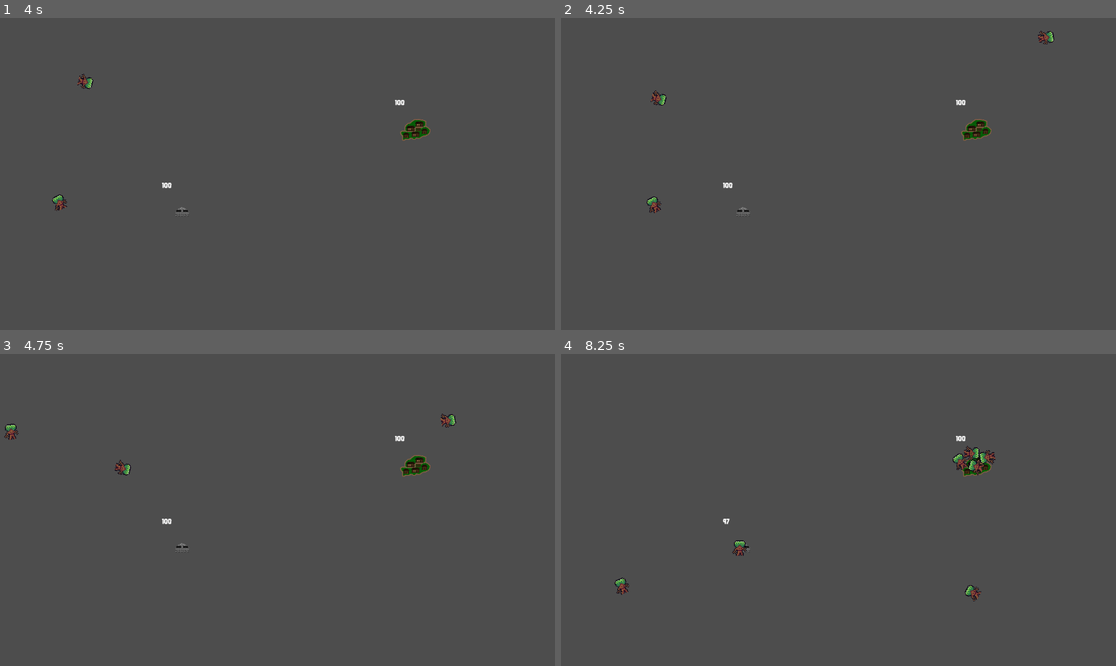
Above: before the commit, frames 1-4 (two rows, left to right).
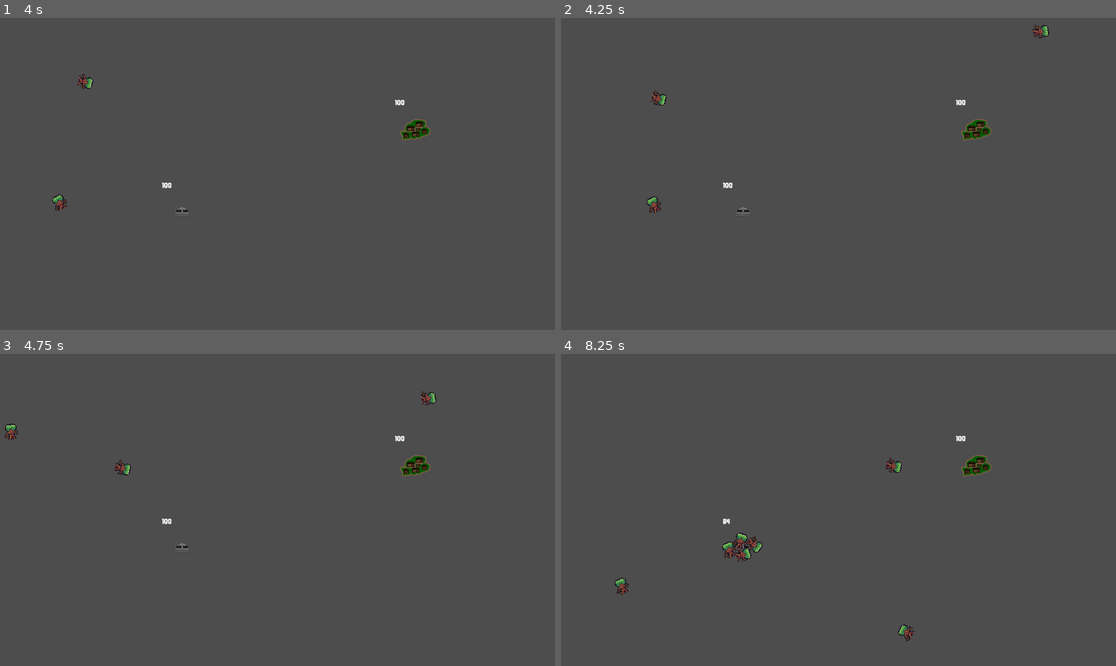
Above: after the commit, the same moments.

Repository: lewis785/ludum-dare-53
Game: Godot game, scene res://scenes/davids_scene.tscn
The game is run twice, just before and just after one commit, with the same random seed, the same clock (stepped at 60 frames per second) and the same inputs. This scene is started directly instead of the project's main scene.
Inputs:
- Up to frame 1 (4 s): tap Enter at 0.5, 2 s; hold S (camera_down) 0.53-1.28 s; tap Space at 1.25, 2.75 s; tap A (camera_left) at 1.35 s; hold D (camera_right) 2.03-2.78 s; tap W (camera_up) at 2.85 s; hold S (camera_down) from 3.53 s (still down)
- Up to frame 2 (4.25 s): keep holding S (camera_down)
- Up to frame 3 (4.75 s): release S (camera_down) at 4.28 s; tap A (camera_left) at 4.35 s
- Up to frame 4 (8.25 s): hold D (camera_right) 5.03-5.78 s; tap W (camera_up) at 5.85 s; hold S (camera_down) 6.53-7.28 s; tap A (camera_left) at 7.35 s; hold D (camera_right) from 8.03 s (still down)

Frame 1 is identical in both runs. In frame 2, 0.1% of the frame differs, in the area x 84-89%, y 2-9%; in frame 3, 0.2%; in frame 4, 1.0%, in the area x 28-79%, y 29-92%.

Commit message:
feat: wieght target

Diff:
--- a/scenes/structure/structure.gd
+++ b/scenes/structure/structure.gd
@@ -42,7 +42,10 @@
 
 
 	_animated_sprite = $StructureArea2D/AnimatedSprite2D
+	var _target = $target
+	_target.weight = 1
 	if is_tower and _animated_sprite:
+		_target.weight = 10
 		_animated_sprite.frame = structure_state.tower_good
 
 	label = $StructureHealth
